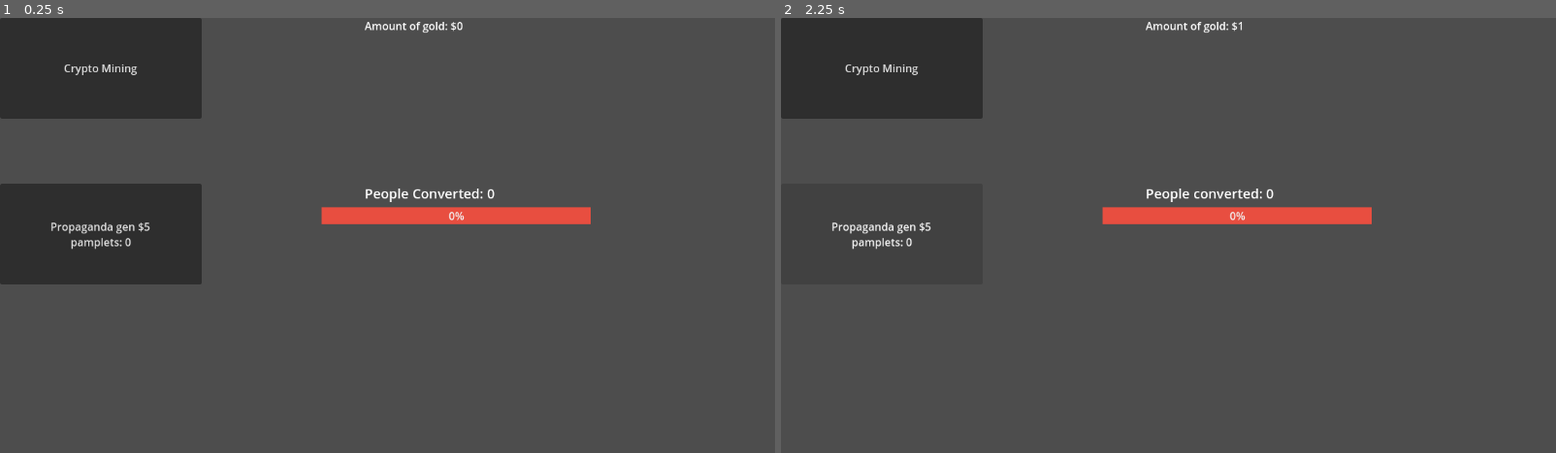
Above: before the commit, frames 1-2 (left to right).
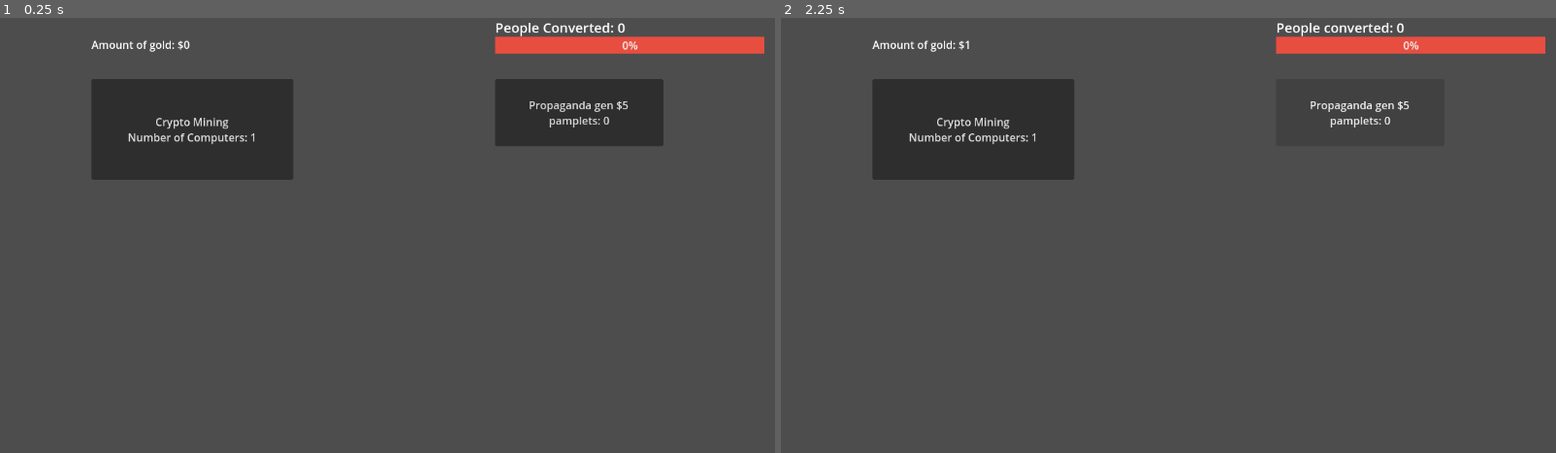
Above: after the commit, the same moments.

Repository: Tender-Bytes/PirateJam14v2
Game: Godot game, scene res://Scenes/Levels/testLevel.tscn
Two runs of this game, one before a commit and one after it. Both use one fixed random seed, a clock stepped at 60 frames per second and the inputs below.
Inputs (mouse positions are in pixels of both pictures, inside the frame that each line leads up to):
- Up to frame 1 (0.25 s): no input
- Up to frame 2 (2.25 s): click (881, 70) at 0.5 s, where only the run before the commit has a clickable "Crypto Mining"; click (974, 131) at 1.25 s, where only the run after the commit has a clickable "Crypto Mining Number of Compu…"; click "Propaganda gen $5 pamplets: 0" at 2 s

The runs differ from the first frame. In frame 1, 22% of the frame differs, in the area x 0-99%, y 0-62%; in frame 2, 13%.

Commit message:
create branch, simple test scene modification. for conflict resolution

Diff:
--- a/Scenes/Conversion/Propaganda/propaganda_gen.tscn
+++ b/Scenes/Conversion/Propaganda/propaganda_gen.tscn
@@ -6,8 +6,8 @@
 script = ExtResource("1_td3o5")
 
 [node name="Button" type="Button" parent="."]
-offset_right = 300.0
-offset_bottom = 150.0
+offset_right = 250.0
+offset_bottom = 100.0
 focus_mode = 0
 text = "Propaganda gen $5
 pamplets: 0"
--- a/Scenes/Currency/Default Gold Generate/default_gold_gen.tscn
+++ b/Scenes/Currency/Default Gold Generate/default_gold_gen.tscn
@@ -6,6 +6,7 @@
 offset_right = 300.0
 offset_bottom = 150.0
 focus_mode = 0
-text = "Crypto Mining"
+text = "Crypto Mining
+Number of Computers: 1"
 
 [connection signal="pressed" from="Button" to="." method="_on_button_pressed"]
--- a/Scenes/Levels/testLevel.tscn
+++ b/Scenes/Levels/testLevel.tscn
@@ -13,22 +13,23 @@
 [node name="TestLevel" type="Node2D"]
 
 [node name="ProgressBar" parent="." instance=ExtResource("1_1yx0b")]
-offset_left = 478.0
-offset_top = 282.0
-offset_right = 478.0
-offset_bottom = 282.0
+offset_left = 736.0
+offset_top = 28.0
+offset_right = 736.0
+offset_bottom = 28.0
 script = ExtResource("2_0urtt")
 
 [node name="Converted" parent="." instance=ExtResource("1_y1twf")]
-position = Vector2(542, 247)
+position = Vector2(736, 0)
 script = ExtResource("2_4vl5k")
 
 [node name="Money" parent="." instance=ExtResource("2_ggqnb")]
-position = Vector2(542, 0)
+position = Vector2(136, 28)
 script = ExtResource("3_lbfjy")
 
 [node name="default gold gen" parent="." instance=ExtResource("1_f2gaw")]
+position = Vector2(136, 91)
 script = ExtResource("2_gqcio")
 
 [node name="propaganda_gen" parent="." instance=ExtResource("5_xw5ny")]
-position = Vector2(0, 247)
+position = Vector2(736, 91)
